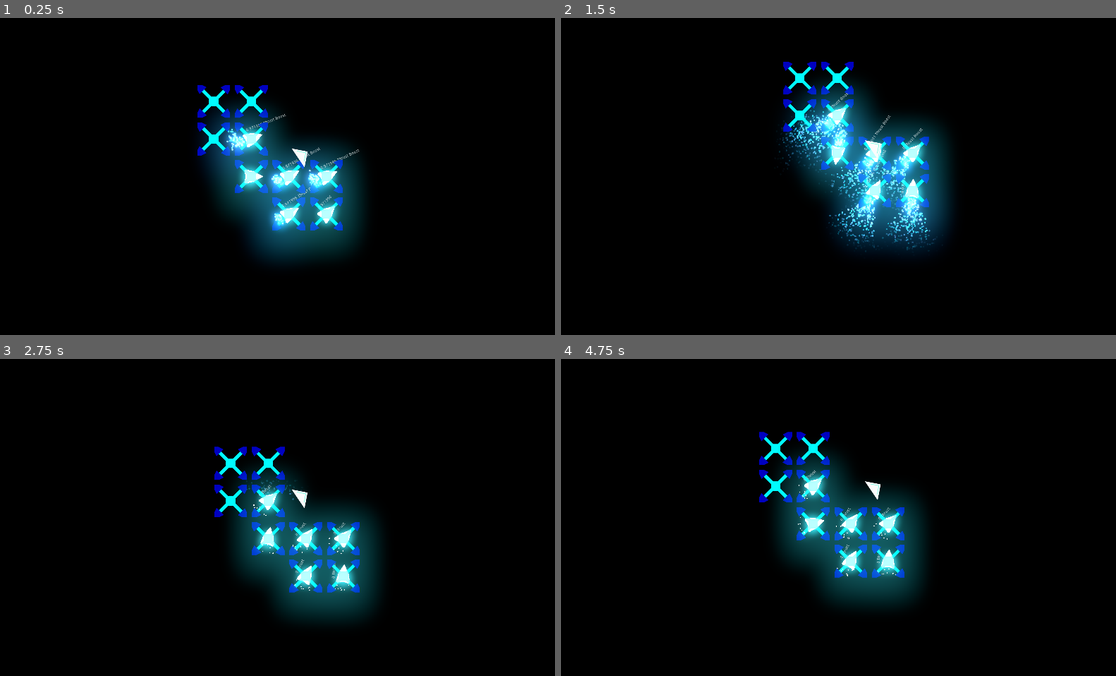
Above: before the commit, frames 1-4 (two rows, left to right).
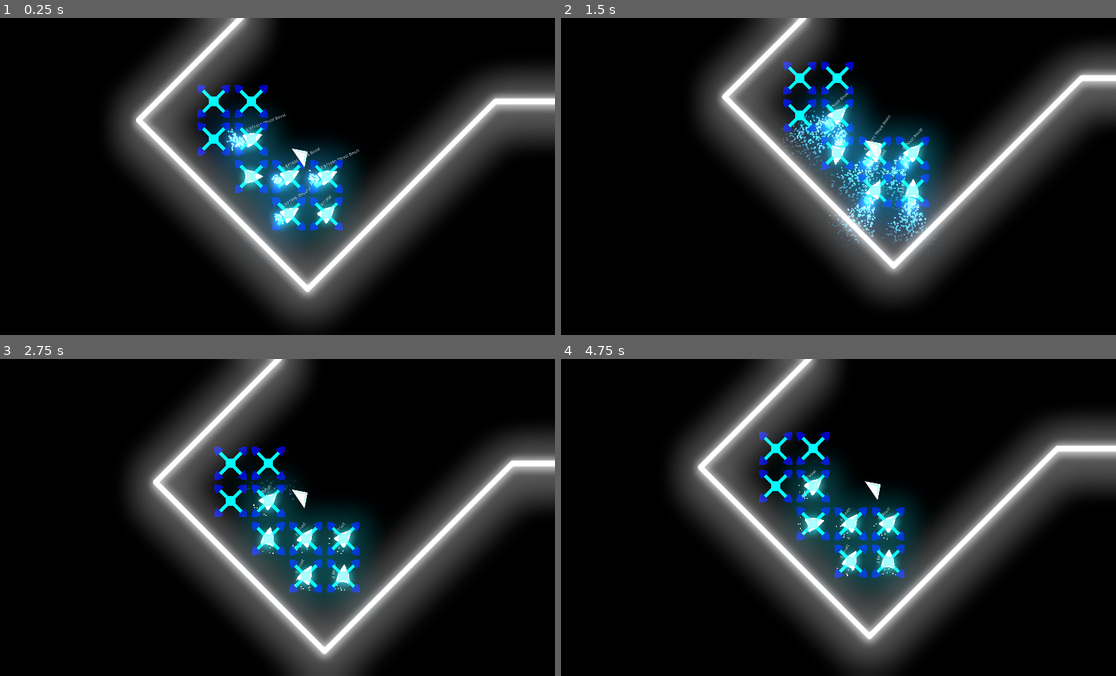
Above: after the commit, the same moments.

Repository: Insta-x/boost-racer
Game: Godot game, scene res://Src/Game.tscn
Same seed, same stepped clock (60 frames per second), same inputs: the game is played once before the commit and once after it.
Inputs:
- Up to frame 1 (0.25 s): no input
- Up to frame 2 (1.5 s): hold D (turn_right) 0.53-1.28 s; hold Shift (boost) 0.53-1.28 s; hold Space (brake) from 1.28 s (still down); tap Shift (boost) at 1.35 s
- Up to frame 3 (2.75 s): release Space (brake) at 2.03 s; hold D (turn_right) from 2.03 s (still down); hold Shift (boost) from 2.03 s (still down)
- Up to frame 4 (4.75 s): release D (turn_right) at 2.78 s; release Shift (boost) at 2.78 s; hold W (thrust) 2.78-3.53 s; tap Shift (boost) at 2.85, 4.35 s; hold Shift (boost) 3.53-4.28 s; hold A (turn_left) from 3.53 s (still down)

The runs differ from the first frame. In frame 1, 29% of the frame differs, in the area x 19-100%, y 0-97%; in frame 2, 26%; in frame 3, 29%; in frame 4, 29%, in the area x 20-100%, y 0-100%.

Commit message:
world lines

Diff:
--- a/Assets/game_world.tres
+++ b/Assets/game_world.tres
@@ -5,6 +5,7 @@
 glow_enabled = true
 glow_levels/1 = true
 glow_blend_mode = 1
+glow_hdr_scale = 3.0
 glow_bicubic_upscale = true
 glow_high_quality = true
 adjustment_enabled = true
--- a/Src/GameWorld.tscn
+++ b/Src/GameWorld.tscn
@@ -406,4 +406,306 @@
 [node name="EnemyRacer5" parent="PathFinder" instance=ExtResource( 1 )]
 position = Vector2( -192, 9088 )
 
+[node name="Lines" type="Node2D" parent="."]
+__meta__ = {
+"_edit_lock_": true
+}
+
+[node name="Line2D" type="Line2D" parent="Lines"]
+points = PoolVector2Array( -576, 9024, 0, 9600, 640, 8960, 3008, 8960, 3072, 8896, 3840, 8896, 4736, 9792, 5568, 9792, 6400, 8960, 7744, 8960, 8704, 8000, 8768, 8000, 9408, 8640, 12672, 8640, 13184, 8128, 13888, 8128, 14080, 7936, 14080, 5120, 13376, 4416, 13376, 3456, 14080, 2752, 14080, 2432, 13504, 1856, 13504, 256, 13952, -192, 13632, -512, 13184, -64, 11840, -64, 11520, 256, 11520, 1472, 10816, 2112, 9856, 2112, 8512, 768, 8512, 128, 8384, 0, 7232, 0, 6208, 1024, 4544, 1024, 3008, -512, 512, -512, 0, 0, 0, 8448, -576, 9024 )
+width = 16.0
+default_color = Color( 1.5, 1.5, 1.5, 1 )
+joint_mode = 2
+begin_cap_mode = 2
+end_cap_mode = 2
+antialiased = true
+
+[node name="Line2D2" type="Line2D" parent="Lines"]
+points = PoolVector2Array( 832, 8576, 3072, 8576, 3584, 8064, 3584, 7360, 2048, 7360, 832, 8576 )
+width = 16.0
+default_color = Color( 0.706875, 1.47, 0.36, 1 )
+joint_mode = 2
+begin_cap_mode = 2
+end_cap_mode = 2
+antialiased = true
+
+[node name="Line2D3" type="Line2D" parent="Lines"]
+points = PoolVector2Array( 384, 8192, 1536, 7040, 3520, 7040, 2496, 5952, 960, 5952, 384, 5376, 384, 8192 )
+width = 16.0
+default_color = Color( 0.706875, 1.47, 0.36, 1 )
+joint_mode = 2
+begin_cap_mode = 2
+end_cap_mode = 2
+antialiased = true
+
+[node name="Line2D4" type="Line2D" parent="Lines"]
+points = PoolVector2Array( 6976, 7232, 5120, 7232, 4992, 7360, 4032, 7360, 3904, 7488, 3904, 8064, 3392, 8576, 3968, 8576, 4736, 9344, 5504, 9344, 6272, 8576 )
+width = 16.0
+default_color = Color( 0.706875, 1.47, 0.36, 1 )
+joint_mode = 2
+begin_cap_mode = 2
+end_cap_mode = 2
+antialiased = true
+
+[node name="Line2D5" type="Line2D" parent="Lines"]
+points = PoolVector2Array( 2432, 5632, 3072, 4992, 3072, 2880, 2432, 2240, 1024, 2240, 384, 2880, 384, 4992, 1024, 5632, 2432, 5632 )
+width = 16.0
+default_color = Color( 0.36, 1.47, 1.38, 1 )
+joint_mode = 2
+begin_cap_mode = 2
+end_cap_mode = 2
+antialiased = true
+
+[node name="Line2D13" type="Line2D" parent="Lines"]
+points = PoolVector2Array( 384, 2496, 960, 1920, 1984, 1920, 2112, 1792, 2112, -64, 2624, -64, 3328, 640, 3520, 640, 2752, -128, 640, -128, 384, 128, 384, 2496 )
+width = 16.0
+default_color = Color( 0.52, 0.36, 1.8, 1 )
+joint_mode = 2
+begin_cap_mode = 2
+end_cap_mode = 2
+antialiased = true
+
+[node name="Line2D6" type="Line2D" parent="Lines"]
+points = PoolVector2Array( 5376, 6272, 5504, 6144, 5504, 4928, 5760, 4672, 8064, 4672, 8064, 5952, 7616, 6400, 7616, 6720, 7936, 7040, 6912, 7040 )
+width = 16.0
+default_color = Color( 0.6, 0.5, 1.7, 1 )
+joint_mode = 2
+begin_cap_mode = 2
+end_cap_mode = 2
+antialiased = true
+
+[node name="Line2D20" type="Line2D" parent="Lines"]
+points = PoolVector2Array( 8256, 7040, 7936, 6720, 7936, 6464, 8448, 5952, 10688, 5952 )
+width = 16.0
+default_color = Color( 0.6, 0.5, 1.7, 1 )
+joint_mode = 2
+begin_cap_mode = 2
+end_cap_mode = 2
+antialiased = true
+
+[node name="Line2D27" type="Line2D" parent="Lines"]
+points = PoolVector2Array( 10432, 5760, 9792, 5760, 9920, 5632, 9920, 5504, 9792, 5376, 9792, 4672 )
+width = 16.0
+default_color = Color( 0.6, 0.5, 1.7, 1 )
+joint_mode = 2
+begin_cap_mode = 2
+end_cap_mode = 2
+antialiased = true
+
+[node name="Line2D23" type="Line2D" parent="Lines"]
+points = PoolVector2Array( 8256, 4672, 8256, 5760, 8384, 5760, 8512, 5632, 8640, 5632, 8768, 5760, 9408, 5760, 9600, 5568, 9600, 4672 )
+width = 16.0
+default_color = Color( 0.6, 0.5, 1.7, 1 )
+joint_mode = 2
+begin_cap_mode = 2
+end_cap_mode = 2
+antialiased = true
+
+[node name="Line2D7" type="Line2D" parent="Lines"]
+points = PoolVector2Array( 4992, 6016, 3904, 6016, 3712, 6208, 3712, 6912, 2688, 5824, 3328, 5184 )
+width = 16.0
+default_color = Color( 0.36, 1.47, 1.38, 1 )
+joint_mode = 2
+begin_cap_mode = 2
+end_cap_mode = 2
+antialiased = true
+
+[node name="Line2D21" type="Line2D" parent="Lines"]
+points = PoolVector2Array( 5376, 6272, 4160, 6272, 3968, 6464, 3968, 7040, 5184, 7040, 5248, 7104, 6848, 7104, 6912, 7040 )
+width = 16.0
+default_color = Color( 0.36, 1.47, 1.38, 1 )
+joint_mode = 2
+begin_cap_mode = 2
+end_cap_mode = 2
+antialiased = true
+
+[node name="Line2D12" type="Line2D" parent="Lines"]
+points = PoolVector2Array( 4992, 6016, 5248, 5760, 5248, 5568, 5056, 5376, 5056, 5056, 5248, 4864, 5248, 4672, 3840, 4672, 3328, 5184 )
+width = 16.0
+default_color = Color( 0.6, 0.5, 1.7, 1 )
+joint_mode = 2
+begin_cap_mode = 2
+end_cap_mode = 2
+antialiased = true
+
+[node name="Line2D8" type="Line2D" parent="Lines"]
+points = PoolVector2Array( 2624, 384, 2432, 384, 2432, 1792, 3392, 2752, 3392, 4672, 4160, 3904, 4160, 2880, 4096, 2816, 3840, 2816, 3648, 2624 )
+width = 16.0
+default_color = Color( 0.6, 0.5, 1.7, 1 )
+joint_mode = 2
+begin_cap_mode = 2
+end_cap_mode = 2
+antialiased = true
+
+[node name="Line2D9" type="Line2D" parent="Lines"]
+points = PoolVector2Array( 4032, 4352, 9472, 4352, 9600, 4224, 9600, 4096, 9408, 3904, 9280, 3904, 9152, 3776, 9152, 2944, 9344, 2752, 9344, 2688, 6144, 2688, 5952, 2880, 5952, 3712, 5760, 3904, 4480, 3904, 4032, 4352 )
+width = 16.0
+default_color = Color( 1.8, 0.14, 1.38, 1 )
+joint_mode = 2
+begin_cap_mode = 2
+end_cap_mode = 2
+antialiased = true
+
+[node name="Line2D24" type="Line2D" parent="Lines"]
+points = PoolVector2Array( 8256, 4672, 9600, 4672 )
+width = 16.0
+default_color = Color( 1.8, 0.14, 1.38, 1 )
+joint_mode = 2
+begin_cap_mode = 2
+end_cap_mode = 2
+antialiased = true
+
+[node name="Line2D25" type="Line2D" parent="Lines"]
+points = PoolVector2Array( 10688, 3584, 9920, 4352, 9920, 3520, 9664, 3520, 9536, 3392, 9536, 3200, 9920, 2816, 9920, 2624, 10176, 2368, 10944, 2368 )
+width = 16.0
+default_color = Color( 1.8, 0.14, 1.38, 1 )
+joint_mode = 2
+begin_cap_mode = 2
+end_cap_mode = 2
+antialiased = true
+
+[node name="Line2D10" type="Line2D" parent="Lines"]
+points = PoolVector2Array( 5440, 3584, 4672, 3584, 4480, 3392, 4480, 2560, 4288, 2560, 4224, 2496, 4224, 2432, 4288, 2368, 9600, 2368, 9600, 2496, 5824, 2496, 5632, 2688, 5632, 3392, 5440, 3584 )
+width = 16.0
+default_color = Color( 1.8, 0.14, 1.38, 1 )
+joint_mode = 2
+begin_cap_mode = 2
+end_cap_mode = 2
+antialiased = true
+
+[node name="Line2D17" type="Line2D" parent="Lines"]
+points = PoolVector2Array( 2624, 384, 3648, 1408, 6656, 1408, 7424, 640, 8064, 640, 8064, 768, 9408, 2112, 3840, 2112, 3648, 2304, 3648, 2624 )
+width = 16.0
+default_color = Color( 1.8, 0.14, 1.38, 1 )
+joint_mode = 2
+begin_cap_mode = 2
+end_cap_mode = 2
+antialiased = true
+
+[node name="Line2D11" type="Line2D" parent="Lines"]
+points = PoolVector2Array( 8448, 7360, 9024, 7360, 8768, 7616, 8704, 7616, 8448, 7360 )
+width = 16.0
+default_color = Color( 1.35727, 1.47, 0.36, 1 )
+joint_mode = 2
+begin_cap_mode = 2
+end_cap_mode = 2
+antialiased = true
+
+[node name="Line2D15" type="Line2D" parent="Lines"]
+points = PoolVector2Array( 10304, 7424, 9344, 7424, 9088, 7680, 9088, 7872, 9536, 8320, 11200, 8320, 10304, 7424 )
+width = 16.0
+default_color = Color( 1.35727, 1.47, 0.36, 1 )
+joint_mode = 2
+begin_cap_mode = 2
+end_cap_mode = 2
+antialiased = true
+
+[node name="Line2D18" type="Line2D" parent="Lines"]
+points = PoolVector2Array( 10624, 7424, 11520, 8320, 12608, 8320, 13056, 7872, 13568, 7872, 13760, 7680, 13760, 6976, 12736, 8000, 11712, 8000, 11712, 6976, 11520, 6784, 11264, 6784, 10624, 7424 )
+width = 16.0
+default_color = Color( 1.35727, 1.47, 0.36, 1 )
+joint_mode = 2
+begin_cap_mode = 2
+end_cap_mode = 2
+antialiased = true
+
+[node name="Line2D14" type="Line2D" parent="Lines"]
+points = PoolVector2Array( 6976, 7232, 7104, 7360, 8064, 7360, 8384, 7680, 8384, 7872, 7680, 8576, 6272, 8576 )
+width = 16.0
+default_color = Color( 1.35727, 1.47, 0.36, 1 )
+joint_mode = 2
+begin_cap_mode = 2
+end_cap_mode = 2
+antialiased = true
+
+[node name="Line2D16" type="Line2D" parent="Lines"]
+points = PoolVector2Array( 8832, 7104, 8832, 7040, 9088, 6784, 10880, 6784, 10560, 7104, 8832, 7104 )
+width = 16.0
+default_color = Color( 1.35727, 1.47, 0.36, 1 )
+joint_mode = 2
+begin_cap_mode = 2
+end_cap_mode = 2
+antialiased = true
+
+[node name="Line2D19" type="Line2D" parent="Lines"]
+points = PoolVector2Array( 8256, 7040, 8576, 7040, 8576, 6592, 8704, 6464, 11840, 6464, 12032, 6656, 12032, 7680, 12608, 7680, 13696, 6592, 13696, 5120 )
+width = 16.0
+default_color = Color( 1.35727, 1.47, 0.36, 1 )
+joint_mode = 2
+begin_cap_mode = 2
+end_cap_mode = 2
+antialiased = true
+
+[node name="Line2D22" type="Line2D" parent="Lines"]
+points = PoolVector2Array( 12352, 3264, 12352, 4416, 12096, 4672, 11200, 4672, 10880, 4992, 10880, 5760, 10688, 5952 )
+width = 16.0
+default_color = Color( 1.7, 0.517969, 0, 1 )
+joint_mode = 2
+begin_cap_mode = 2
+end_cap_mode = 2
+antialiased = true
+
+[node name="Line2D29" type="Line2D" parent="Lines"]
+points = PoolVector2Array( 13696, 5120, 12992, 4416, 12992, 3456, 13696, 2752 )
+width = 16.0
+default_color = Color( 1.7, 0.517969, 0, 1 )
+joint_mode = 2
+begin_cap_mode = 2
+end_cap_mode = 2
+antialiased = true
+
+[node name="Line2D30" type="Line2D" parent="Lines"]
+points = PoolVector2Array( 13696, 2752, 13696, 2560, 13376, 2240, 12352, 3264 )
+width = 16.0
+default_color = Color( 1.6, 0, 0, 1 )
+joint_mode = 2
+begin_cap_mode = 2
+end_cap_mode = 2
+antialiased = true
+
+[node name="Line2D31" type="Line2D" parent="Lines"]
+points = PoolVector2Array( 12096, 3136, 12096, 2560, 10880, 3776 )
+width = 16.0
+default_color = Color( 1.6, 0, 0, 1 )
+joint_mode = 2
+begin_cap_mode = 2
+end_cap_mode = 2
+antialiased = true
+
+[node name="Line2D32" type="Line2D" parent="Lines"]
+points = PoolVector2Array( 10688, 3584, 11904, 2368, 11776, 2368, 11520, 2112, 11520, 1856, 10944, 2368 )
+width = 16.0
+default_color = Color( 1.6, 0, 0, 1 )
+joint_mode = 2
+begin_cap_mode = 2
+end_cap_mode = 2
+antialiased = true
+
+[node name="Line2D33" type="Line2D" parent="Lines"]
+points = PoolVector2Array( 12352, 2816, 13184, 1984, 13184, 256, 12672, 256, 11904, 1024, 11904, 1728, 12224, 2048, 12352, 2048, 12352, 2816 )
+width = 16.0
+default_color = Color( 1.6, 0, 0, 1 )
+joint_mode = 2
+begin_cap_mode = 2
+end_cap_mode = 2
+antialiased = true
+
+[node name="Line2D26" type="Line2D" parent="Lines"]
+points = PoolVector2Array( 10432, 5760, 10624, 5568, 10624, 4928, 10880, 4672, 9792, 4672 )
+width = 16.0
+default_color = Color( 1.7, 0.517969, 0, 1 )
+joint_mode = 2
+begin_cap_mode = 2
+end_cap_mode = 2
+antialiased = true
+
+[node name="Line2D28" type="Line2D" parent="Lines"]
+points = PoolVector2Array( 10880, 3776, 10304, 4352, 11840, 4352, 12096, 4096, 12096, 3712, 11904, 3520, 11904, 3328, 12096, 3136 )
+width = 16.0
+default_color = Color( 1.7, 0.517969, 0, 1 )
+joint_mode = 2
+begin_cap_mode = 2
+end_cap_mode = 2
+antialiased = true
+
 [editable path="PathFinder"]
